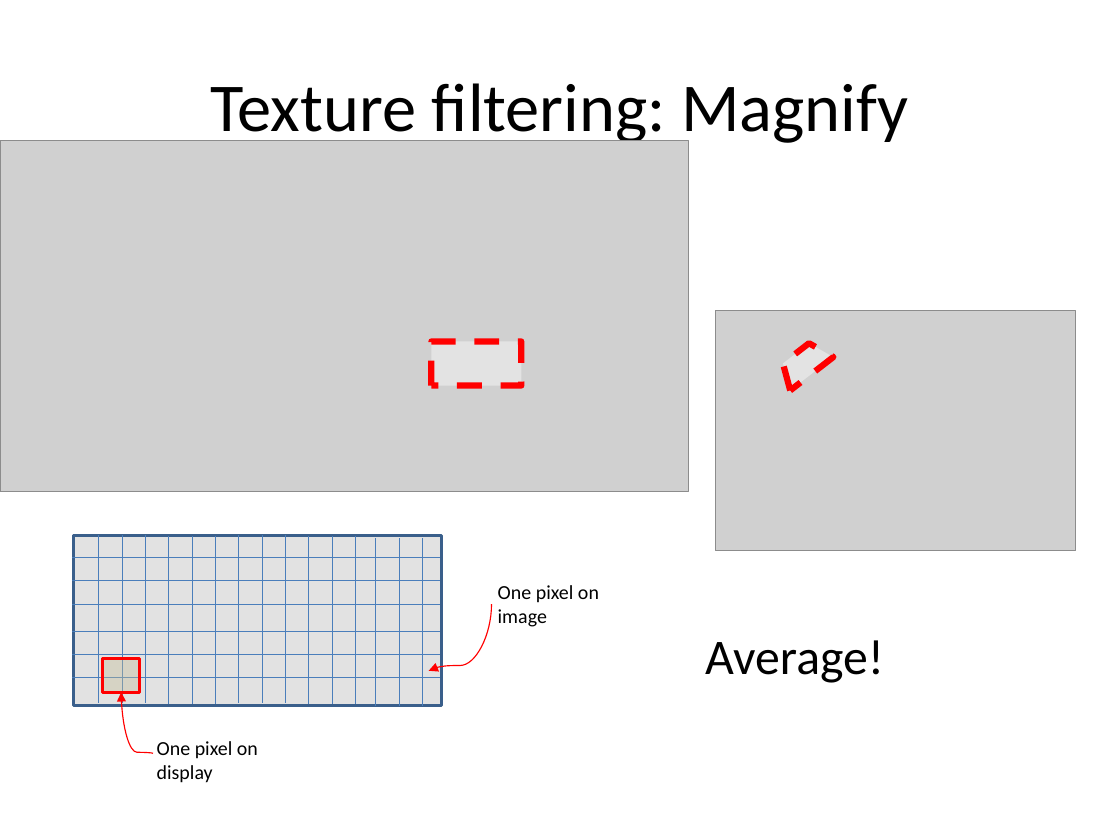
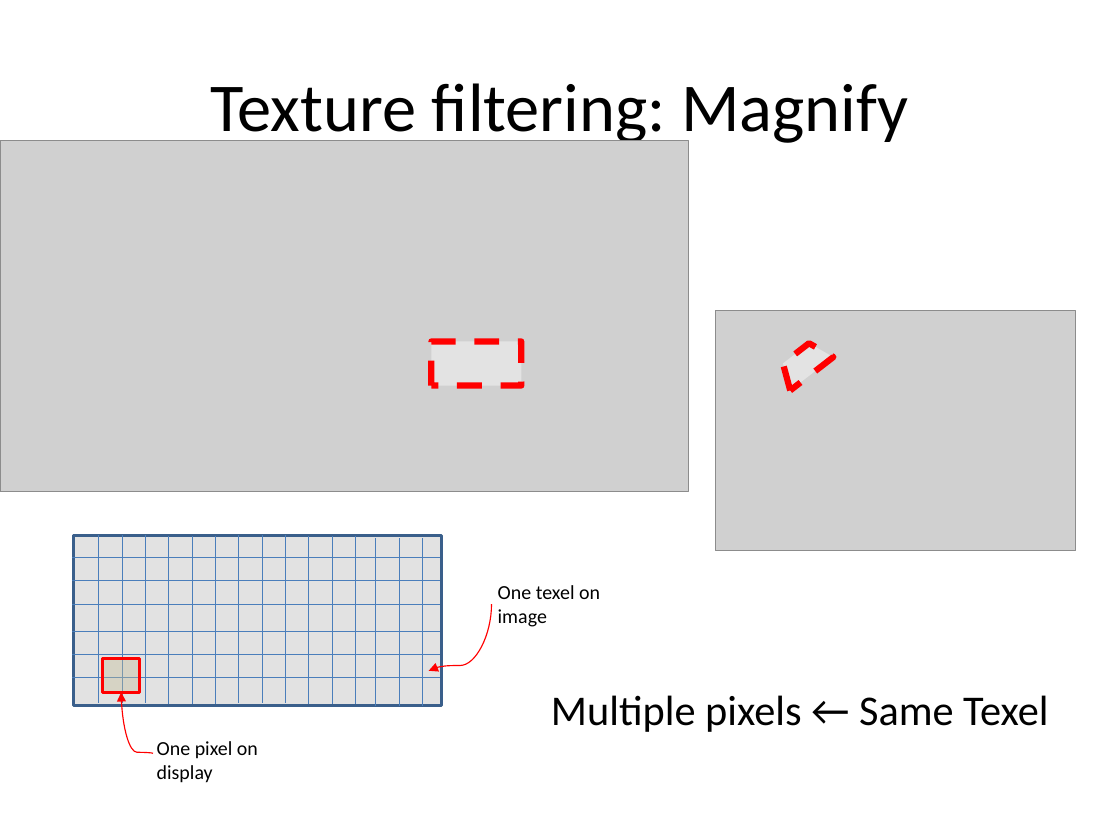
Before and after one commit to myuwbclasses/CSS552, a slide deck: slide 14 of LectureNotes/M5-Texture-Mapping-Slides/TextureMapping.pptx. Drawn at 1120x840 pixels with LibreOffice and Linux fonts; fonts in the diff are those of the drawing; grey boxes stand for pictures. Boxes give left, top, right and bottom in pixels: in the first picture for what was removed or moved away, otherwise in the second. Text is boxed around its words. In the diff, an @@ line names an element or a change of style, - is before the commit and + after.

```diff
--- a/LectureNotes/M5-Texture-Mapping-Slides/TextureMapping.pptx
+++ b/LectureNotes/M5-Texture-Mapping-Slides/TextureMapping.pptx
@@ text at [498, 585, 600, 627]: text changed @@
-One pixel on image
+One texel on image
@@ text at [551, 695, 1048, 732]: text changed; size 32 to 27.2 pt @@
-Average!
+Multiple pixels ← Same Texel
```
Also in this commit, not shown: 2 other slides changed.
